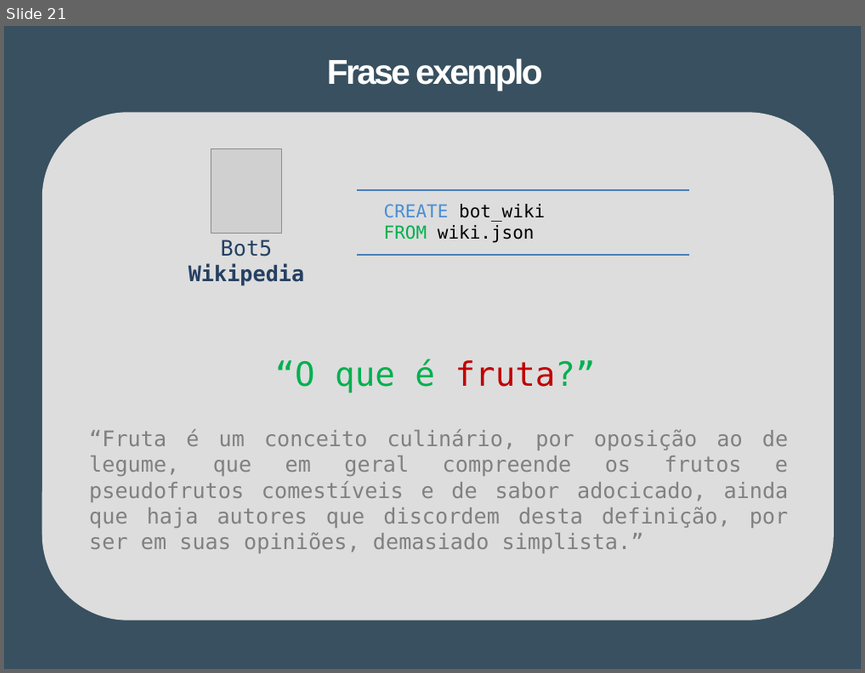
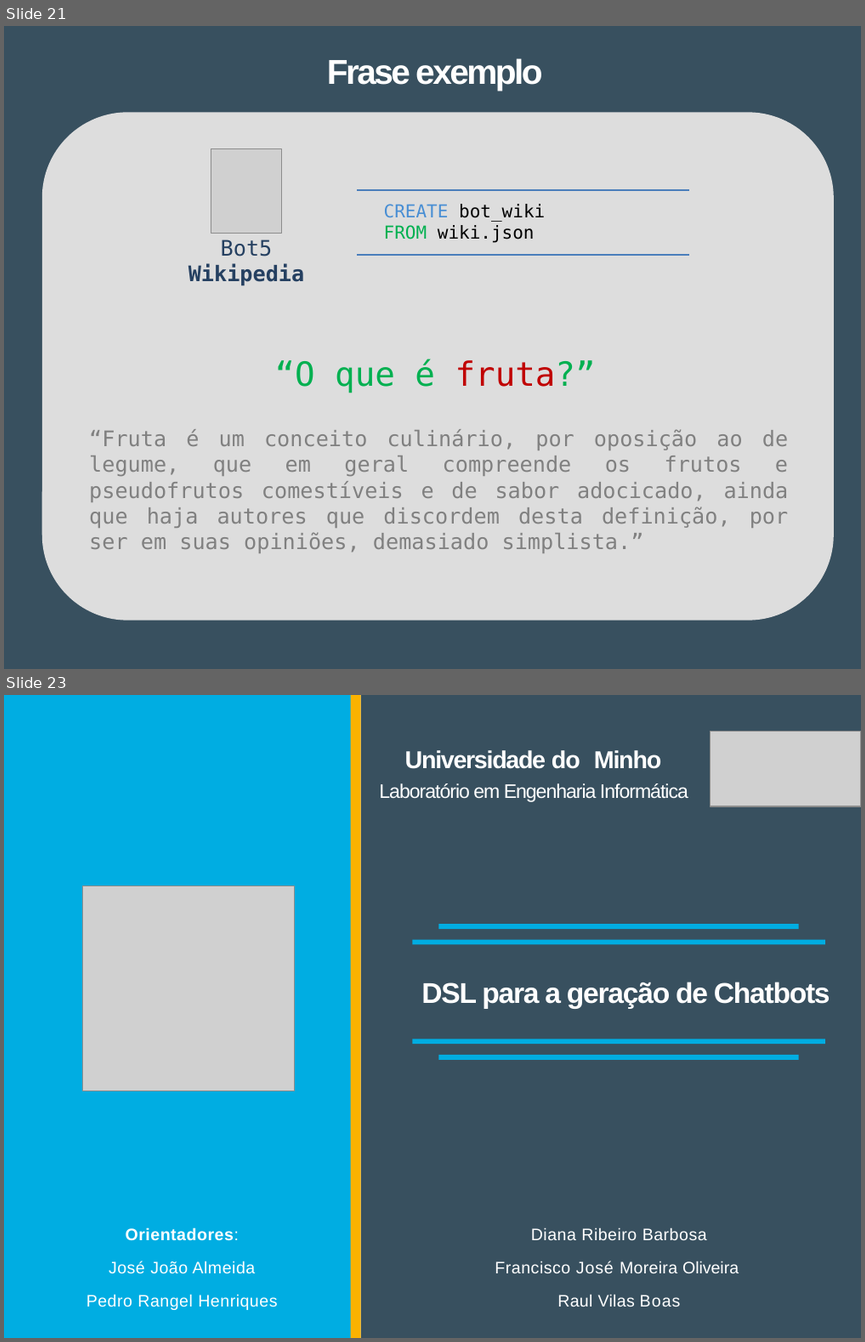
Before and after one commit to Tibblue/PLC, a slide deck: LEI/apresentações/checkpoint2/apresLEI_grupo47.pptx. Shown one above the other, each under a label of ours: slide 21 before the commit, slides 21 and 23 after it; the slides between them are not shown. The pictures are 865x673 and 865x1342 pixels, drawn with LibreOffice and Linux fonts; fonts in the diff are those of the drawing; grey boxes stand for pictures; background and template pictures are left out. Boxes give left, top, right and bottom in pixels: in the first picture for what was removed or moved away, otherwise in the second. Text is boxed around its words. In the diff, an @@ line names an element or a change of style, - is before the commit and + after.

```diff
--- a/LEI/apresentações/checkpoint2/apresLEI_grupo47.pptx
+++ b/LEI/apresentações/checkpoint2/apresLEI_grupo47.pptx
@@ slide 23 added at bbox=[4, 695, 861, 1338], background #FFFFFF @@
@@ freeform shape added at bbox=[4, 695, 359, 1338], fill #00ADE2 @@
@@ freeform shape added at bbox=[350, 695, 360, 1338], fill #FAB200 @@
@@ freeform shape added at bbox=[360, 695, 861, 1338], fill #38505F @@
@@ picture added at bbox=[710, 731, 861, 806] @@
@@ picture added at bbox=[725, 733, 861, 805] @@
@@ title added at bbox=[379, 750, 688, 802], 16.5 pt, text #FFFFFF @@
+Universidade do Minho
+Laboratório em Engenharia Informática
@@ picture added at bbox=[83, 886, 295, 1091] @@
@@ freeform shape added at bbox=[412, 941, 825, 941], outline #00ADE2 4.17 pt @@
@@ freeform shape added at bbox=[438, 926, 798, 926], outline #00ADE2 4.17 pt @@
@@ text added at bbox=[421, 981, 830, 1009], 24 pt, text #FFFFFF, bold @@
+DSL para a geração de Chatbots
@@ freeform shape added at bbox=[412, 1041, 825, 1041], outline #00ADE2 4.17 pt @@
@@ freeform shape added at bbox=[438, 1057, 798, 1057], outline #00ADE2 4.17 pt @@
@@ text added at bbox=[86, 1227, 277, 1310], 14 pt, text #FFFFFF @@
+Orientadores:
+José João Almeida
+Pedro Rangel Henriques
@@ text added at bbox=[494, 1227, 738, 1306], 14 pt, text #FFFFFF @@
+Diana Ribeiro Barbosa
+Francisco José Moreira Oliveira Raul Vilas Boas
```
Also in this commit, not shown: 2 slides changed, 1 other slide added, 1 slide removed.
